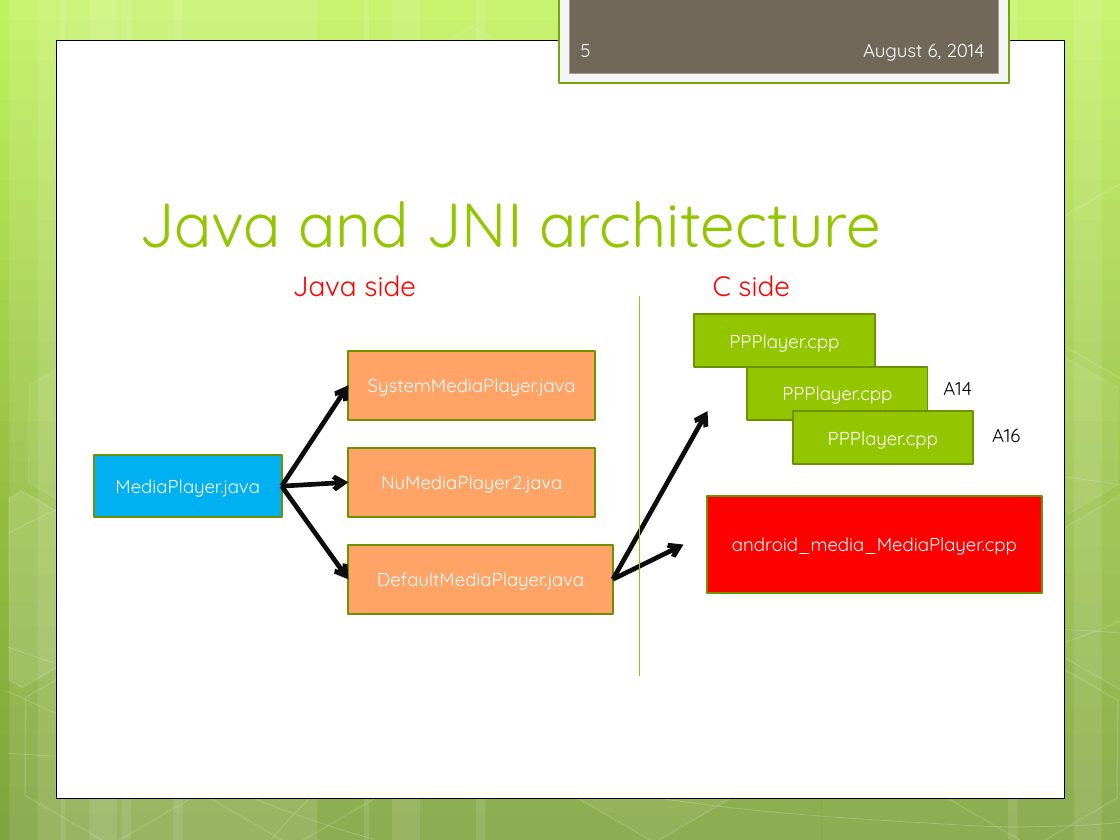
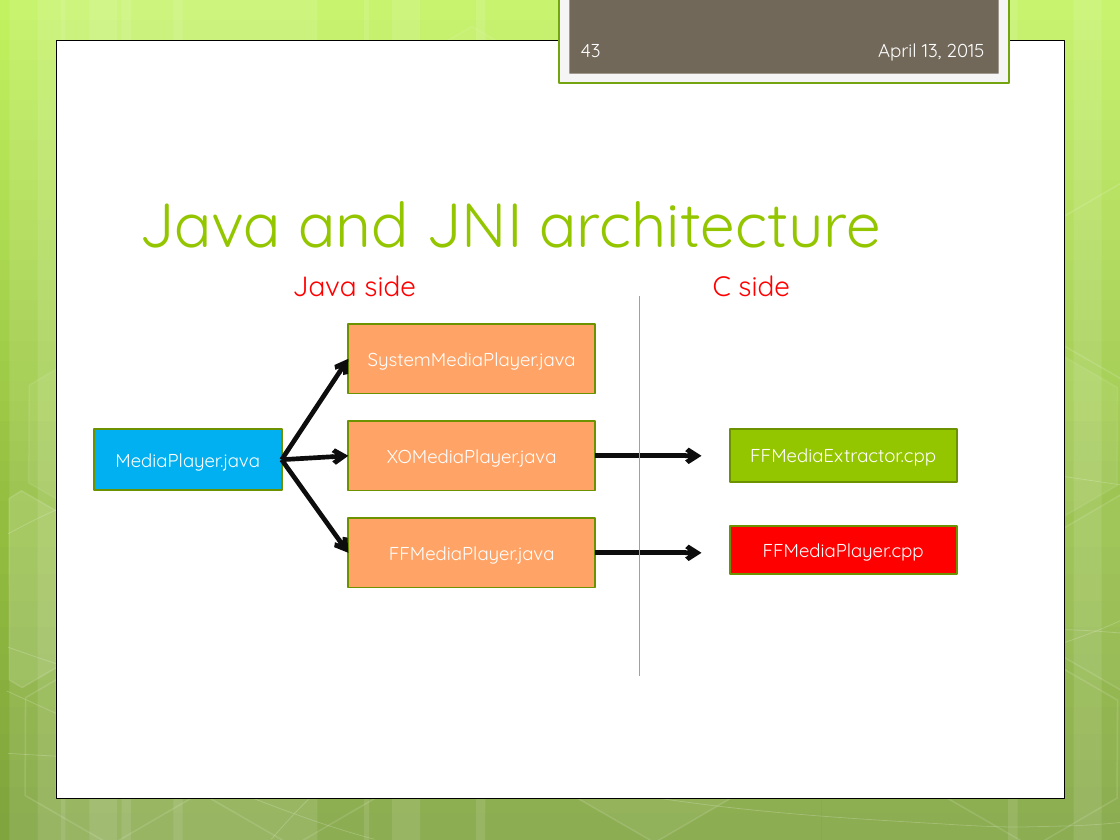
Before and after one commit to peterjerry/MeetSDK, a slide deck: slide 43 of engine2/Doc/training/mediaplayer_training.pptx (slide 5 before the commit). Drawn at 1120x840 pixels with LibreOffice and Linux fonts; fonts in the diff are those of the drawing. Boxes give left, top, right and bottom in pixels: in the first picture for what was removed or moved away, otherwise in the second. Text is boxed around its words. In the diff, an @@ line names an element or a change of style, - is before the commit and + after.

```diff
--- a/engine2/Doc/training/mediaplayer_training.pptx
+++ b/engine2/Doc/training/mediaplayer_training.pptx
@@ page number at (581, 44, 601, 57): text changed @@
-5
+43
@@ text at (878, 43, 984, 61): text changed @@
-August 6, 2014
+April 13, 2015
@@ rectangle removed at (747, 367, 927, 420) @@
-PPPlayer.cpp
@@ text removed at (943, 382, 972, 395) @@
-A14
@@ rectangle removed at (793, 411, 973, 464) @@
-PPPlayer.cpp
@@ 3 rectangles, 3 arrows: place and size @@
-3 rectangles, 3 arrows at (94, 351, 595, 579)
+3 rectangles, 3 arrows at (94, 324, 595, 553)
@@ text in rectangle at (387, 449, 557, 467): text changed @@
-NuMediaPlayer2.java
+XOMediaPlayer.java
@@ rectangle "FFMediaExtractor.cpp": place and size @@
-rectangle "FFMediaExtractor.cpp" at (694, 315, 875, 367)
+rectangle "FFMediaExtractor.cpp" at (729, 429, 956, 482)
@@ text in rectangle at (750, 448, 936, 466): text changed @@
-PPPlayer.cpp
+FFMediaExtractor.cpp
@@ text removed at (992, 428, 1020, 442) @@
-A16
@@ arrow moved from (613, 579) - (708, 411) to (595, 456) - (701, 456) @@
@@ rectangle "FFMediaPlayer.java": place and size @@
-rectangle "FFMediaPlayer.java" at (348, 544, 613, 614)
+rectangle "FFMediaPlayer.java" at (348, 519, 595, 588)
@@ rectangle "FFMediaPlayer.cpp": place and size @@
-rectangle "FFMediaPlayer.cpp" at (708, 496, 1042, 594)
+rectangle "FFMediaPlayer.cpp" at (729, 525, 956, 573)
@@ text in rectangle at (389, 546, 555, 564): text changed @@
-DefaultMediaPlayer.java
+FFMediaPlayer.java
@@ arrow moved from (613, 579) - (683, 544) to (595, 553) - (701, 553) @@
@@ text in rectangle at (763, 543, 924, 561): text changed @@
-android_media_MediaPlayer.cpp
+FFMediaPlayer.cpp
```
Also in this commit, not shown: 6 other slides changed, 38 slides added, 1 slide removed, 4 other files.
